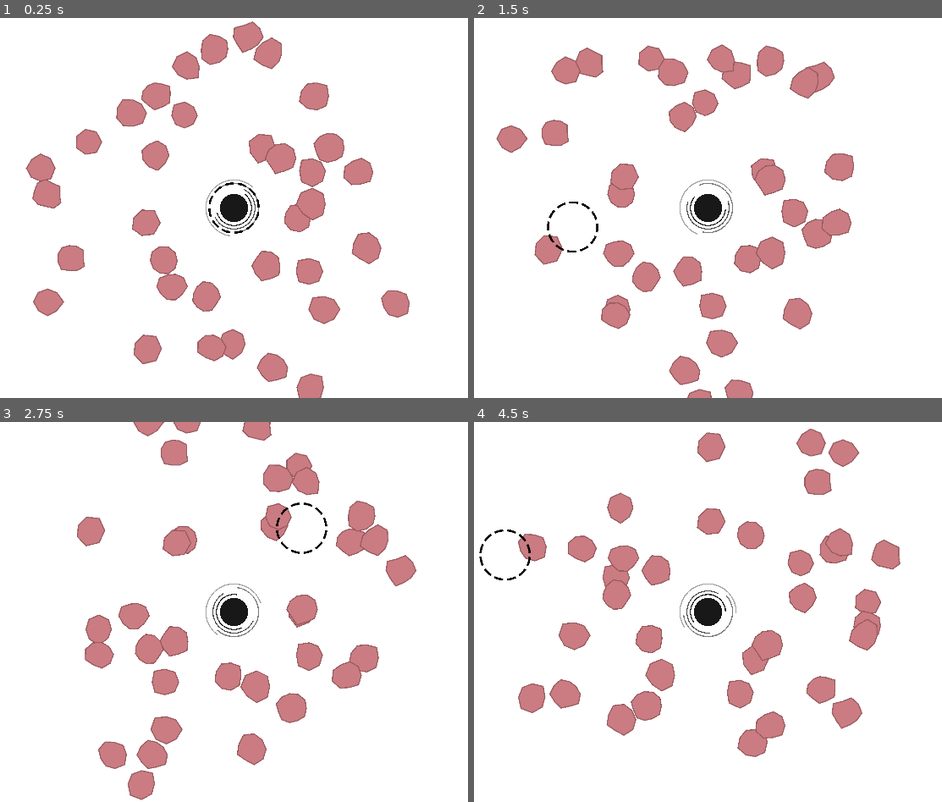
Above: before the commit, frames 1-4 (two rows, left to right).
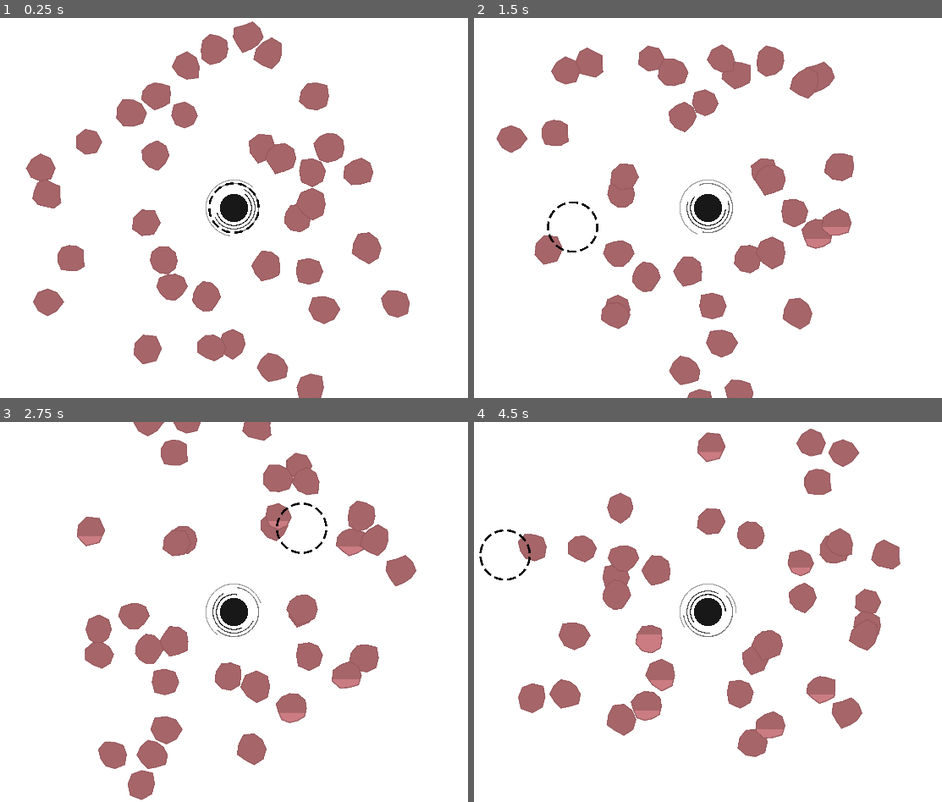
Above: after the commit, the same moments.

Repository: fatihceyln/a-game-about-feeding-a-black-hole
Game: Godot game, scene res://main/main.tscn
Same seed, same stepped clock (60 frames per second), same inputs: the game is played once before the commit and once after it.
Inputs (mouse positions are in pixels of both pictures, inside the frame that each line leads up to):
- Up to frame 1 (0.25 s): no input
- Up to frame 2 (1.5 s): move the mouse to (857, 189) at 0.52 s; move the mouse to (572, 227) at 1.27 s
- Up to frame 3 (2.75 s): move the mouse to (299, 528) at 2.02 s
- Up to frame 4 (4.5 s): move the mouse to (675, 688) at 2.77 s; move the mouse to (909, 669) at 3.52 s; move the mouse to (506, 555) at 4.27 s

The runs differ from the first frame. In frame 1, 10% of the frame differs, in the area x 5-88%, y 1-100%; in frame 2, 9.0%; in frame 3, 8.7%; in frame 4, 8.9%.

Commit message:
Add fill mask shader and integrate it into Asteroid for dynamic visual effects

Diff:
--- a/asteroid/asteroid.gd
+++ b/asteroid/asteroid.gd
@@ -26,6 +26,10 @@
 var orbit_angle: float = 0
 var orbit_speed: float = randf_range(ORBIT_SPEED_RANGE.x, ORBIT_SPEED_RANGE.y)
 
+var fill_material: ShaderMaterial
+var min_y: float = 0
+var max_y: float = 0
+
 
 func _ready() -> void:
 	var points: PackedVector2Array = make_polygon_points()
@@ -41,6 +45,12 @@
 	outline.width = OUTLINE_WIDTH
 
 	collision_polygon.polygon = points
+
+	update_min_max_y()
+	fill_material = fill_shape.material as ShaderMaterial
+	fill_material.set_shader_parameter("min_y", min_y)
+	fill_material.set_shader_parameter("max_y", max_y)
+	fill_material.set_shader_parameter("progress", 0.0)
 
 
 func _process(delta: float) -> void:
@@ -70,6 +80,17 @@
 
 func take_damage() -> void:
 	health -= 1
-	print("dame taken, current health: ", health)
+	fill_material.set_shader_parameter("progress", 1 - (float(health) / float(MAX_HEALTH)))
 	if health <= 0:
 		queue_free()
+
+
+func update_min_max_y() -> void:
+	min_y = shape.polygon[0].y
+	max_y = shape.polygon[0].y
+
+	for point: Vector2 in shape.polygon:
+		if point.y < min_y:
+			min_y = point.y
+		if point.y > max_y:
+			max_y = point.y
--- a/asteroid/asteroid.tscn
+++ b/asteroid/asteroid.tscn
@@ -1,6 +1,14 @@
 [gd_scene format=3 uid="uid://db1ixbef0ki6"]
 
 [ext_resource type="Script" uid="uid://pguvqdknoy0x" path="res://asteroid/asteroid.gd" id="1_da5kf"]
+[ext_resource type="Shader" uid="uid://p2uliddb2g2g" path="res://asteroid/fill_mask.gdshader" id="2_ow88a"]
+
+[sub_resource type="ShaderMaterial" id="ShaderMaterial_ow88a"]
+resource_local_to_scene = true
+shader = ExtResource("2_ow88a")
+shader_parameter/min_y = 0.0
+shader_parameter/max_y = 0.0
+shader_parameter/progress = 0.0
 
 [node name="Asteroid" type="Area2D" unique_id=1616397584]
 monitoring = false
@@ -9,6 +17,7 @@
 [node name="Shape" type="Polygon2D" parent="." unique_id=280419289]
 
 [node name="FillShape" type="Polygon2D" parent="." unique_id=1802841559]
+material = SubResource("ShaderMaterial_ow88a")
 
 [node name="Outline" type="Line2D" parent="." unique_id=1157858394]
 
--- /dev/null
+++ b/asteroid/fill_mask.gdshader
@@ -0,0 +1,18 @@
+shader_type canvas_item;
+
+uniform float min_y;
+uniform float max_y;
+uniform float progress: hint_range(0.0, 1.0);
+
+varying vec2 local_pos;
+
+void vertex() {
+	local_pos = VERTEX;
+}
+
+void fragment() {
+	float threshold = mix(max_y, min_y, progress);
+	if (local_pos.y < threshold) {
+		discard;
+	}
+}
Not shown, added: asteroid/fill_mask.gdshader.uid
